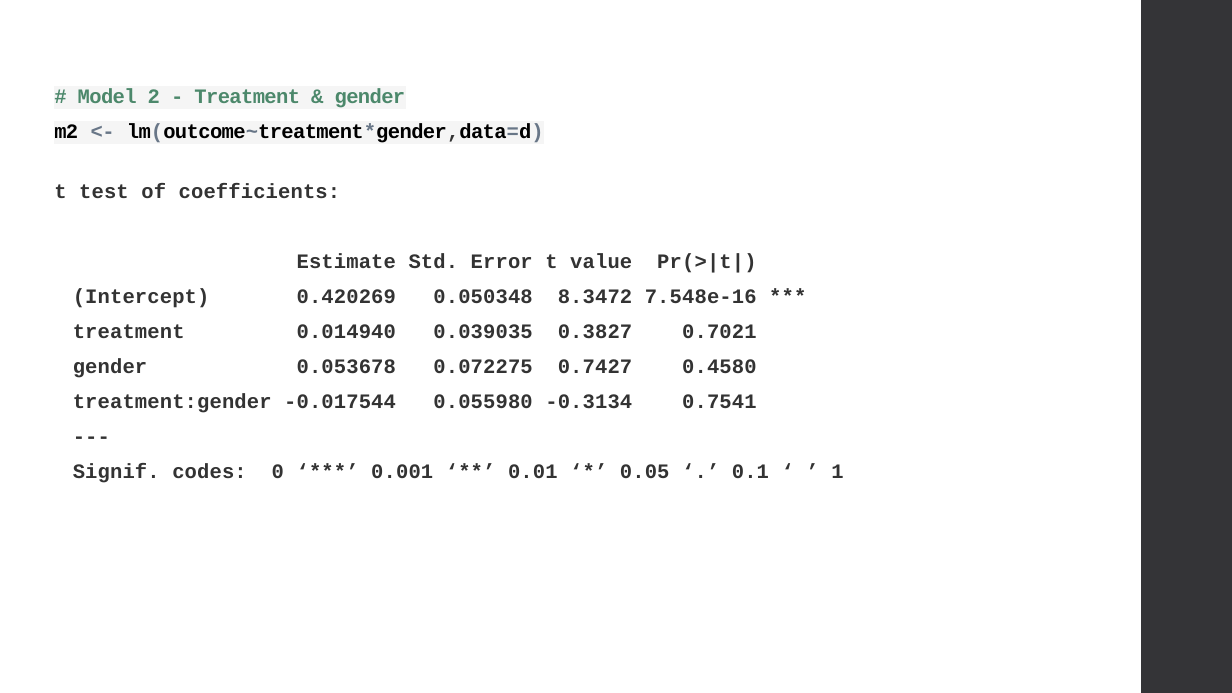
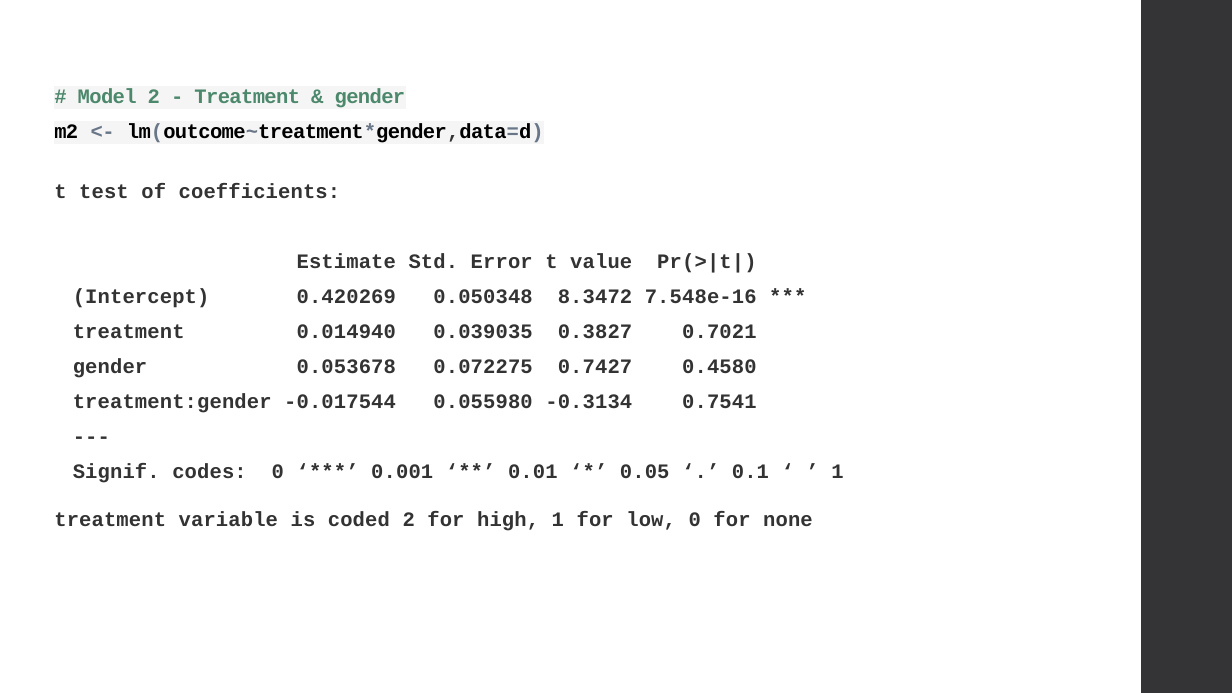
Before and after one commit to ChrisMcPherson/mids-w241-final, a slide deck: slide 10 of Presentation/Basic Data and Analysis.pptx. Drawn at 1232x693 pixels with LibreOffice and Linux fonts; fonts in the diff are those of the drawing. Boxes give left, top, right and bottom in pixels: in the first picture for what was removed or moved away, otherwise in the second. Text is boxed around its words. In the diff, an @@ line names an element or a change of style, - is before the commit and + after.

```diff
--- a/Presentation/Basic Data and Analysis.pptx
+++ b/Presentation/Basic Data and Analysis.pptx
@@ text at [54,512,813,531]: paragraph added @@
+treatment variable is coded 2 for high, 1 for low, 0 for none
```
Also in this commit, not shown: 3 other slides changed.
